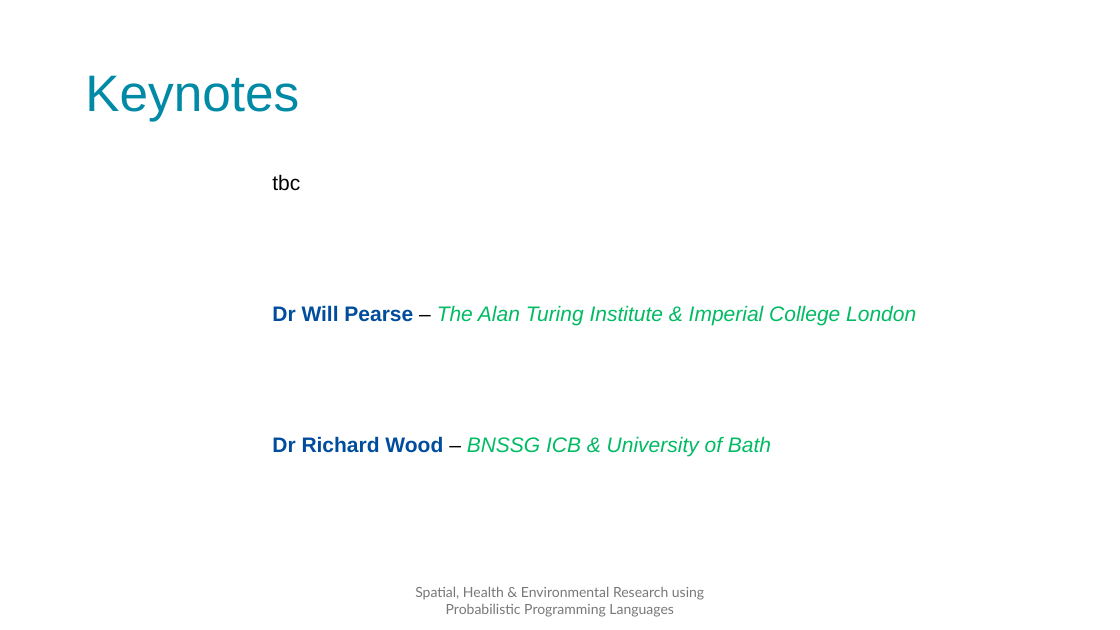
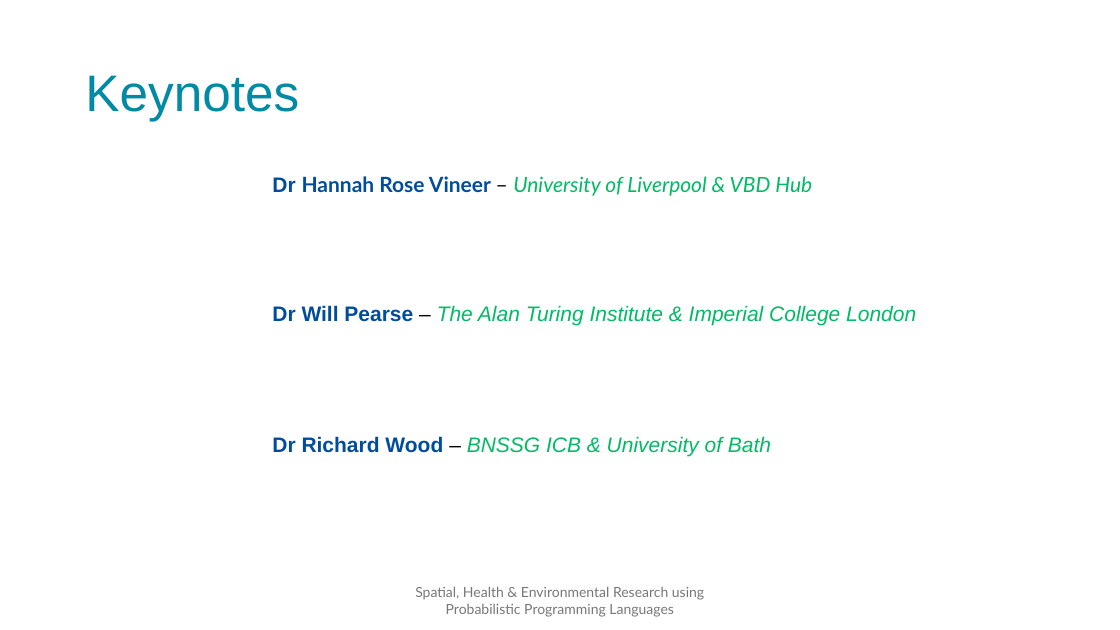
Before and after one commit to SPHERE-PPL/Annual-Meeting-Jan25, a slide deck: slide 11 of Presentations/DayPlan/Full Presentation.pptx. Drawn at 1120x630 pixels with LibreOffice and Linux fonts; fonts in the diff are those of the drawing; background and template pictures are left out. Boxes give left, top, right and bottom in pixels: in the first picture for what was removed or moved away, otherwise in the second. Text is boxed around its words. In the diff, an @@ line names an element or a change of style, - is before the commit and + after.

```diff
--- a/Presentations/DayPlan/Full Presentation.pptx
+++ b/Presentations/DayPlan/Full Presentation.pptx
@@ table at [77,168,1044,560] @@
-row 1, column 2: tbc
+row 1, column 2: Dr Hannah Rose Vineer – University of Liverpool & VBD Hub
```
Also in this commit, not shown: 1 other slide changed, 3 other files.
